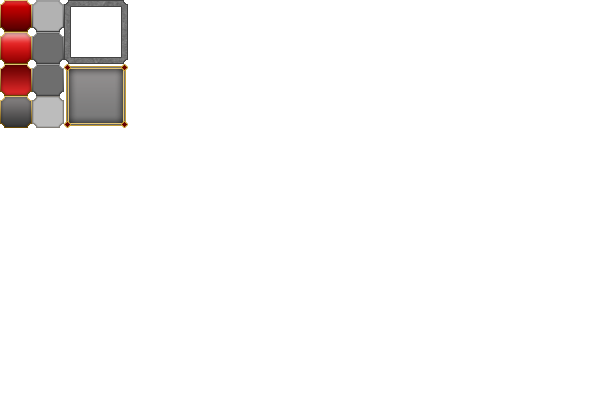
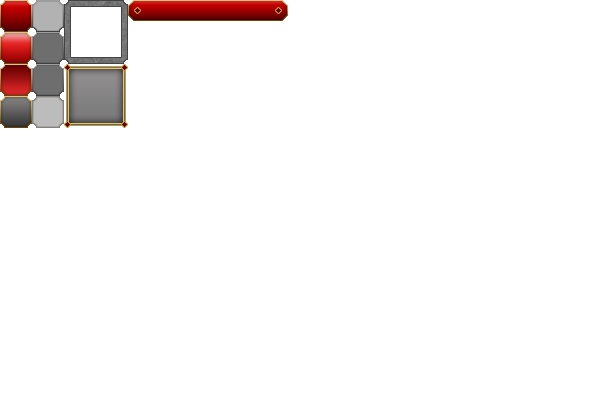
Comparing the layer stacks of the two 600 x 400 images. Changes:
added group "Window Caption" with 3 layers above "Window" over [128, 0, 288, 21]
added layer "Layer 8 copy 5" in group "Window Caption" over [275, 7, 282, 14]
added layer "Layer 8 copy 4" in group "Window Caption" over [134, 7, 141, 14]
added layer "Layer 9" in group "Window Caption" over [128, 0, 288, 21]
